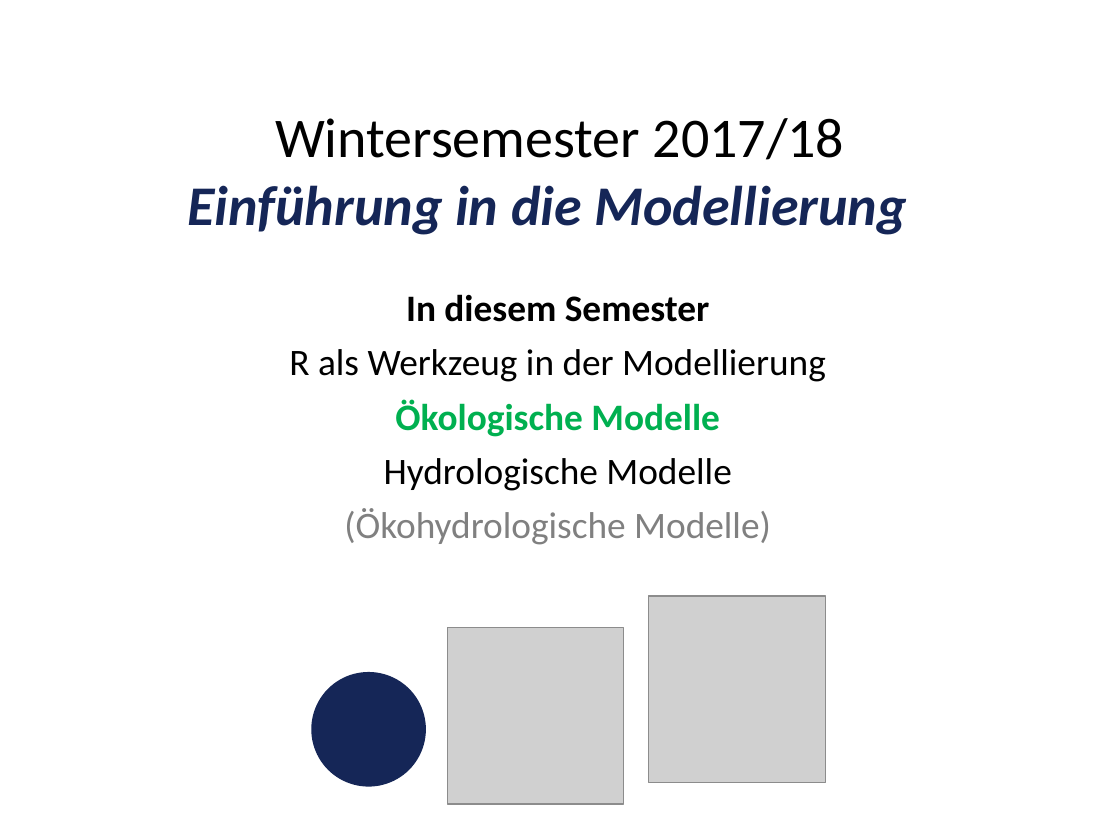
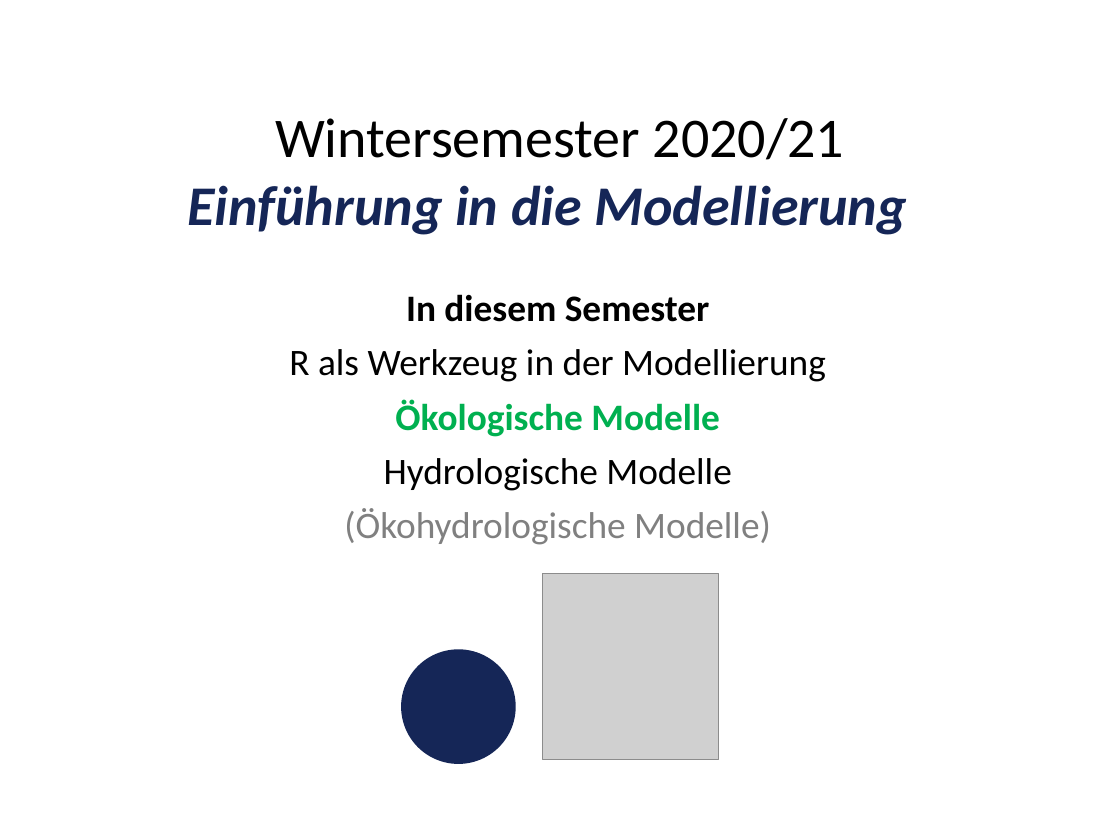
Before and after one commit to heistermann/Einf_Modellierung, a slide deck: slide 2 of Termin_2/folien/Termin_2_Populationsmodelle.pptx. Drawn at 1120x840 pixels with LibreOffice and Linux fonts; fonts in the diff are those of the drawing; grey boxes stand for pictures. Boxes give left, top, right and bottom in pixels: in the first picture for what was removed or moved away, otherwise in the second. Text is boxed around its words. In the diff, an @@ line names an element or a change of style, - is before the commit and + after.

```diff
--- a/Termin_2/folien/Termin_2_Populationsmodelle.pptx
+++ b/Termin_2/folien/Termin_2_Populationsmodelle.pptx
@@ text at [275,118,845,160]: text changed @@
-Wintersemester 2017/18
+Wintersemester 2020/21
@@ picture: place and size @@
-picture at [648,596,824,782]
+picture at [542,573,718,759]
@@ picture removed at [447,627,624,804] @@
@@ ellipse: place and size @@
-ellipse at [311,672,426,786]
+ellipse at [401,650,515,764]
```
Also in this commit, not shown: 9 other slides changed, 1 slide added, 1 other file.
